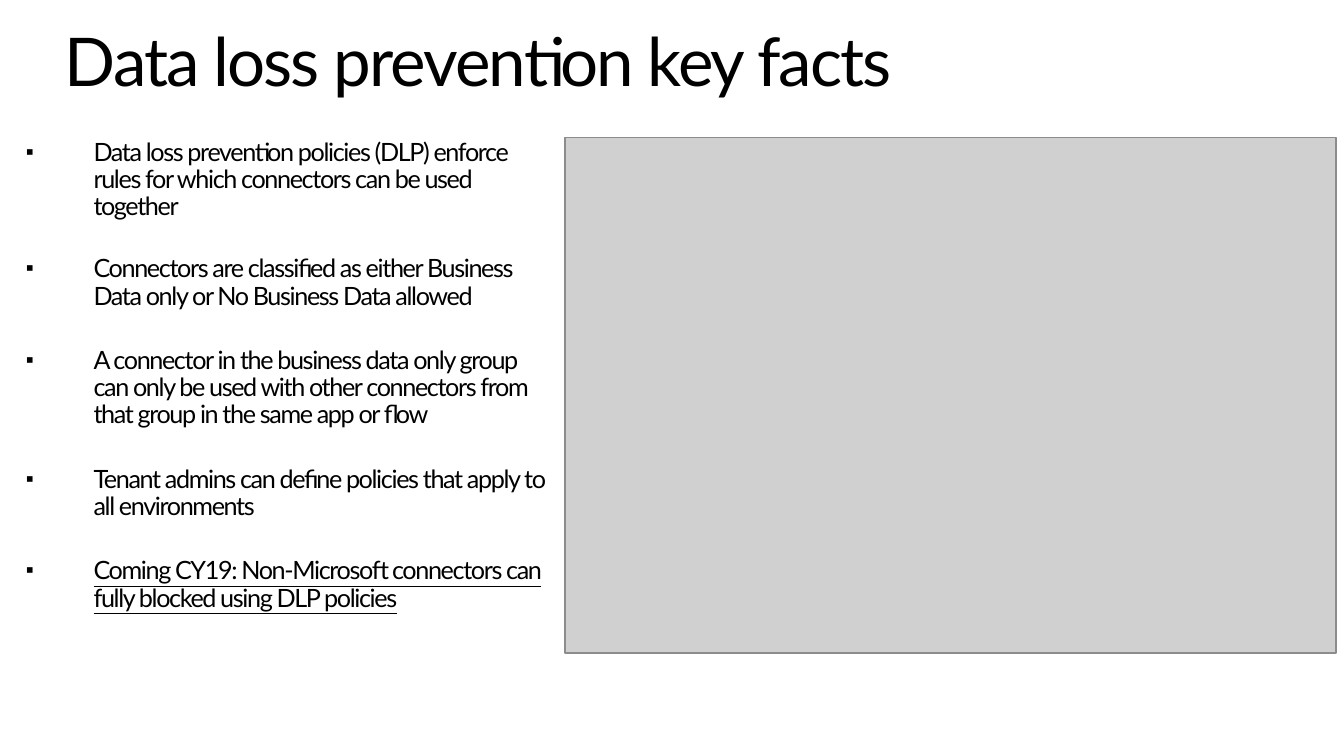
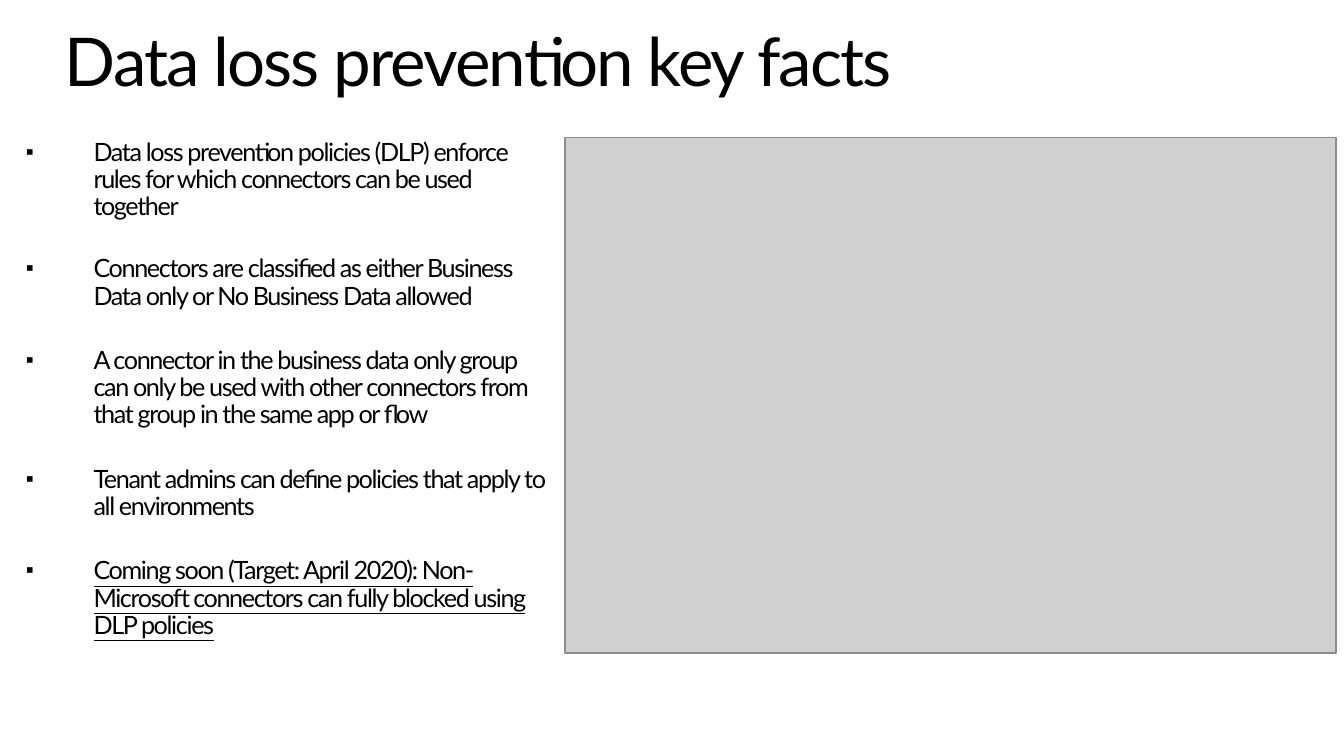
Before and after one commit to microsoft/powerapps-tools, a slide deck: slide 45 of Administration/AdminInADay/PPTs/01 Admin Overview.pptx. Drawn at 1344x756 pixels with LibreOffice and Linux fonts; fonts in the diff are those of the drawing; grey boxes stand for pictures. Boxes give left, top, right and bottom in pixels: in the first picture for what was removed or moved away, otherwise in the second. Text is boxed around its words. In the diff, an @@ line names an element or a change of style, - is before the commit and + after.

```diff
--- a/Administration/AdminInADay/PPTs/01 Admin Overview.pptx
+++ b/Administration/AdminInADay/PPTs/01 Admin Overview.pptx
@@ text at (94,559,527,638): text changed @@
-▪ Coming CY19: Non-Microsoft connectors can fully blocked using DLP policies
+▪ Coming soon (Target: April 2020): Non-Microsoft connectors can fully blocked using DLP policies
```
Also in this commit, not shown: 1 other slide changed.
